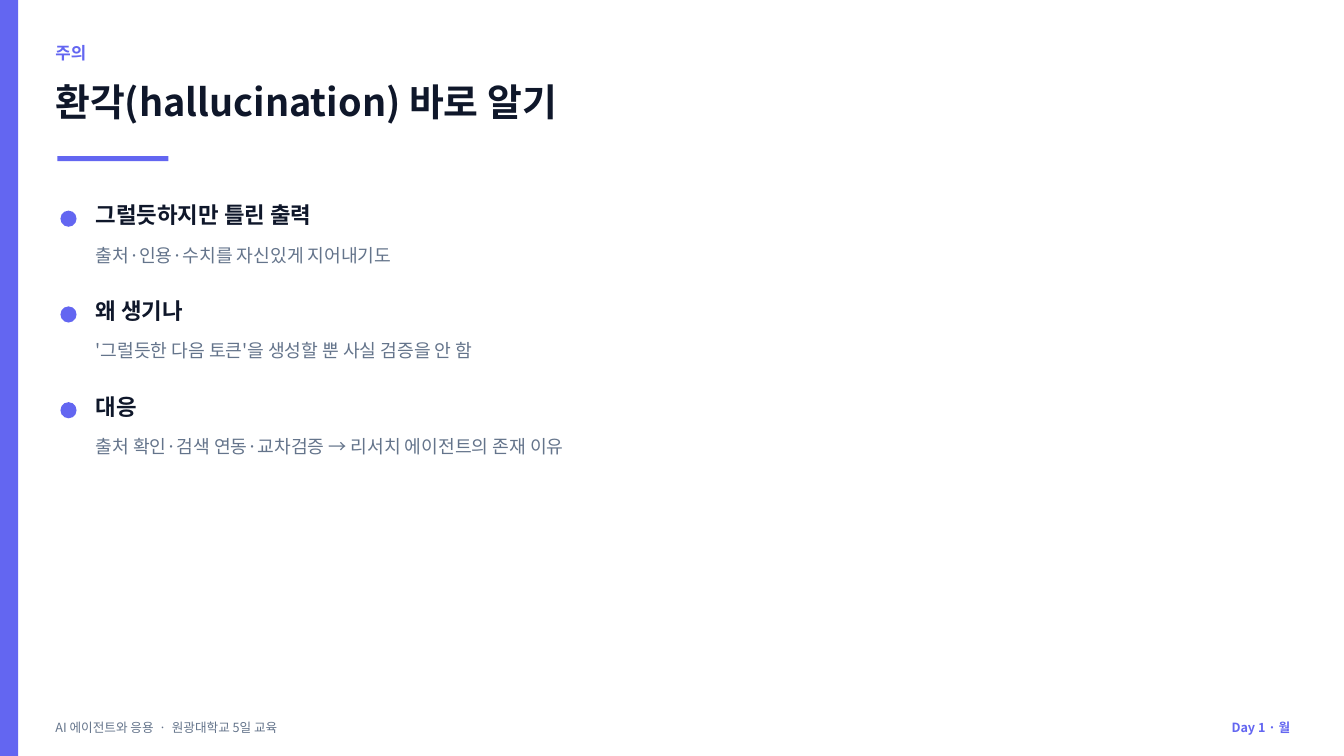
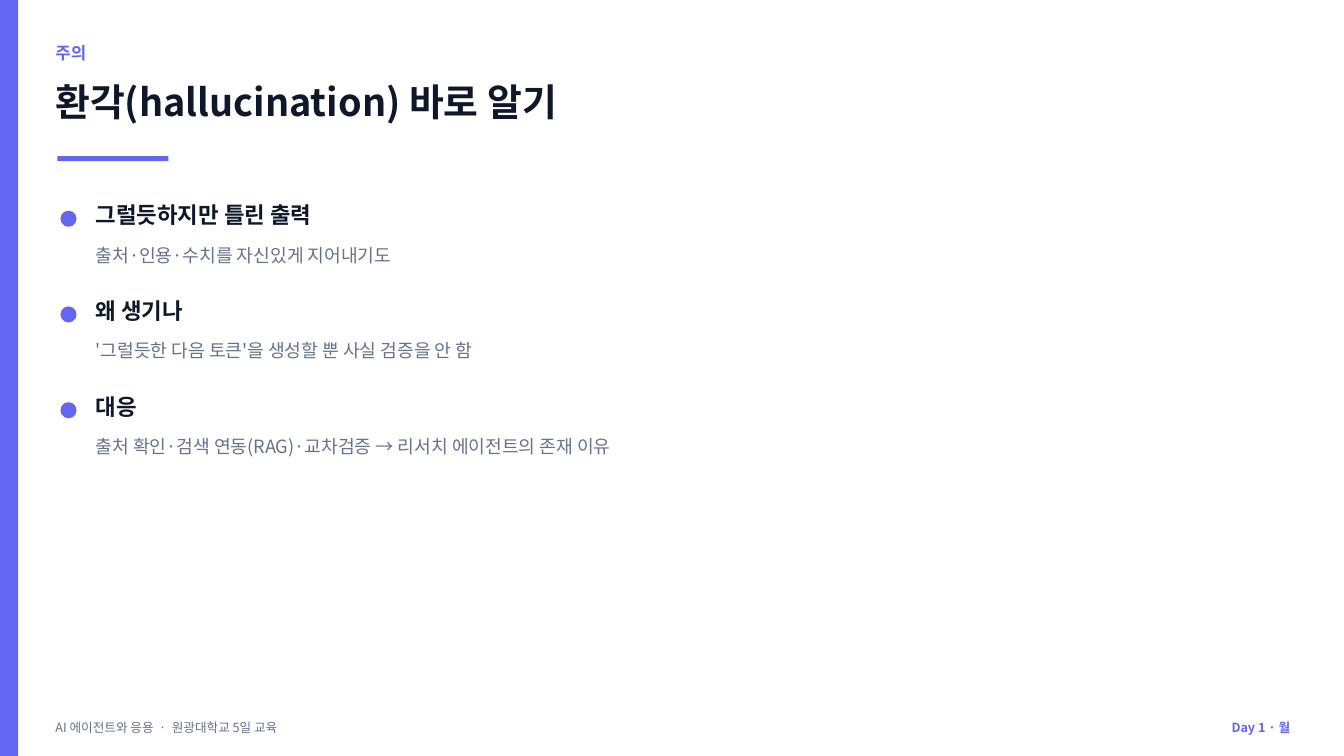
Before and after one commit to jyshin-22/wku-ai-agent-program, a slide deck: slide 18 of slides/day1.pptx (slide 15 before the commit). Drawn at 1344x756 pixels with LibreOffice and Linux fonts; fonts in the diff are those of the drawing. Boxes give left, top, right and bottom in pixels: in the first picture for what was removed or moved away, otherwise in the second. Text is boxed around its words. In the diff, an @@ line names an element or a change of style, - is before the commit and + after.

```diff
--- a/slides/day1.pptx
+++ b/slides/day1.pptx
@@ text at [96,438,610,457]: text changed @@
-출처 확인·검색 연동·교차검증 → 리서치 에이전트의 존재 이유
+출처 확인·검색 연동(RAG)·교차검증 → 리서치 에이전트의 존재 이유
```
Also in this commit, not shown: 4 other slides changed, 4 slides added, 31 other files.
